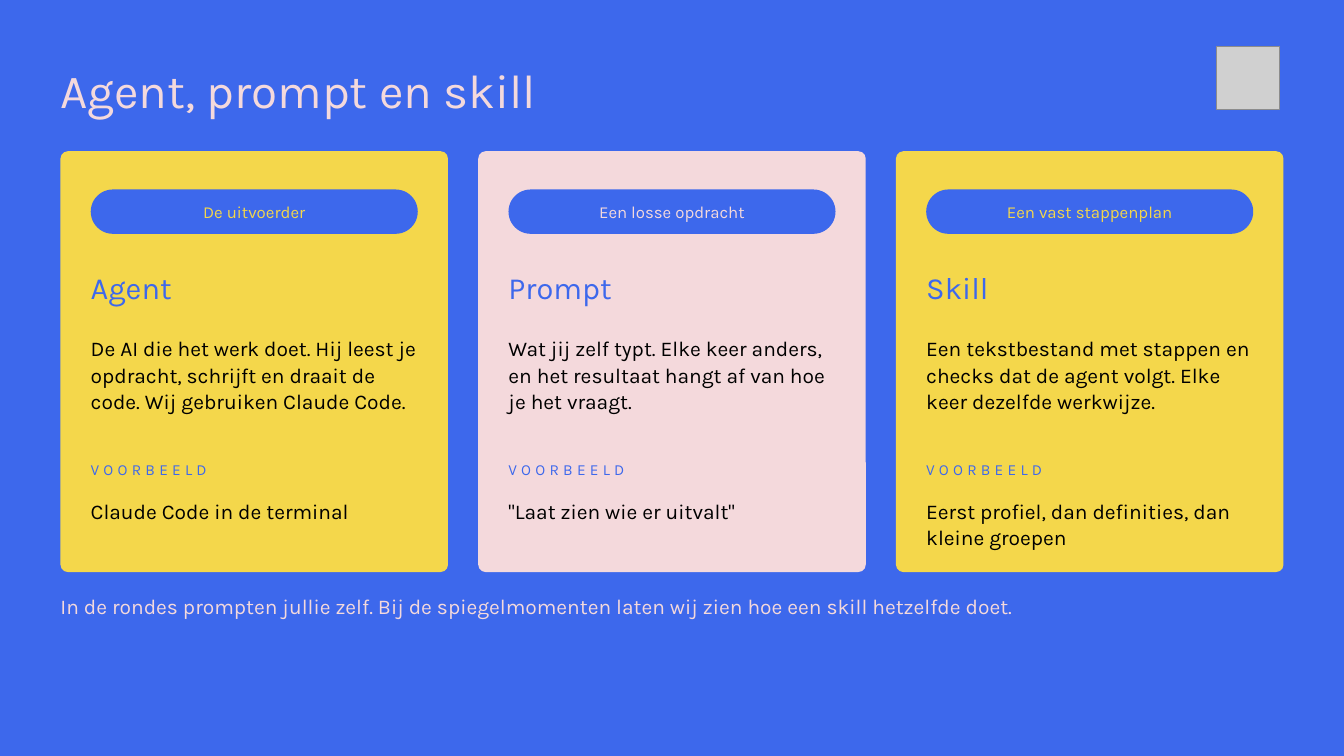
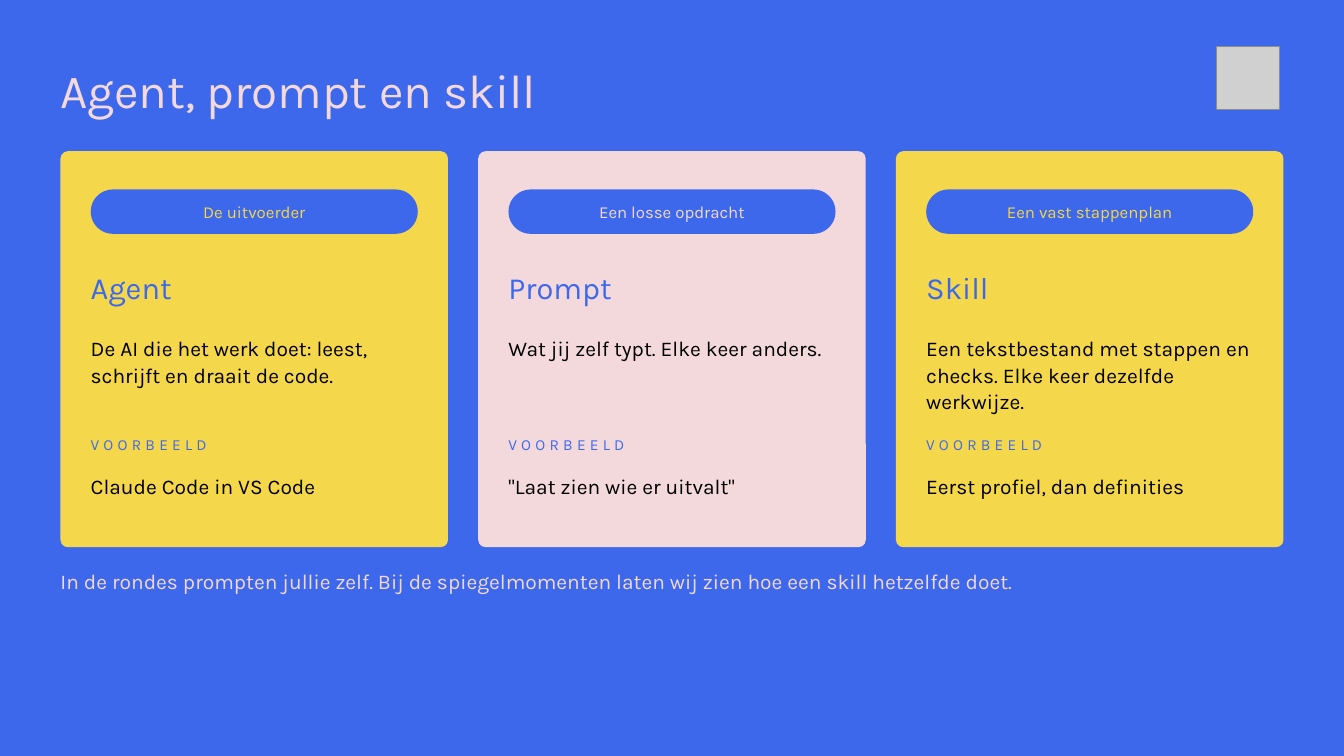
Before and after one commit to cedanl/clidev-presentaties, a slide deck: slide 8 of workshop-rad/exports/261005_workshop_rad_uitvoering.pptx. Drawn at 1344x756 pixels with LibreOffice and Linux fonts; fonts in the diff are those of the drawing; grey boxes stand for pictures. Boxes give left, top, right and bottom in pixels: in the first picture for what was removed or moved away, otherwise in the second. Text is boxed around its words. In the diff, an @@ line names an element or a change of style, - is before the commit and + after.

```diff
--- a/workshop-rad/exports/261005_workshop_rad_uitvoering.pptx
+++ b/workshop-rad/exports/261005_workshop_rad_uitvoering.pptx
@@ rounded rectangle: place and size @@
-rounded rectangle at <box>60,151,448,572</box>
+rounded rectangle at <box>60,151,448,547</box>
@@ rounded rectangle: place and size @@
-rounded rectangle at <box>478,151,865,572</box>
+rounded rectangle at <box>478,151,865,547</box>
@@ rounded rectangle: place and size @@
-rounded rectangle at <box>896,151,1284,572</box>
+rounded rectangle at <box>896,151,1284,547</box>
@@ text at <box>91,341,368,388</box>: text changed @@
-De AI die het werk doet. Hij leest je opdracht, schrijft en draait de code. Wij gebruiken Claude Code.
+De AI die het werk doet: leest, schrijft en draait de code.
@@ text at <box>508,341,822,361</box>: text changed @@
-Wat jij zelf typt. Elke keer anders, en het resultaat hangt af van hoe je het vraagt.
+Wat jij zelf typt. Elke keer anders.
@@ text at <box>926,341,1249,414</box>: text changed @@
-Een tekstbestand met stappen en checks dat de agent volgt. Elke keer dezelfde werkwijze.
+Een tekstbestand met stappen en checks. Elke keer dezelfde werkwijze.
@@ text at <box>91,479,316,495</box>: text changed @@
-Claude Code in de terminal
+Claude Code in VS Code
@@ text at <box>926,479,1184,499</box>: text changed @@
-Eerst profiel, dan definities, dan kleine groepen
+Eerst profiel, dan definities
@@ 5 texts: place and size @@
-5 texts at <box>60,465,1042,619</box>
+5 texts at <box>60,440,1042,594</box>
```
Also in this commit, not shown: 9 other slides changed, 3 slides added, 25 other files.
